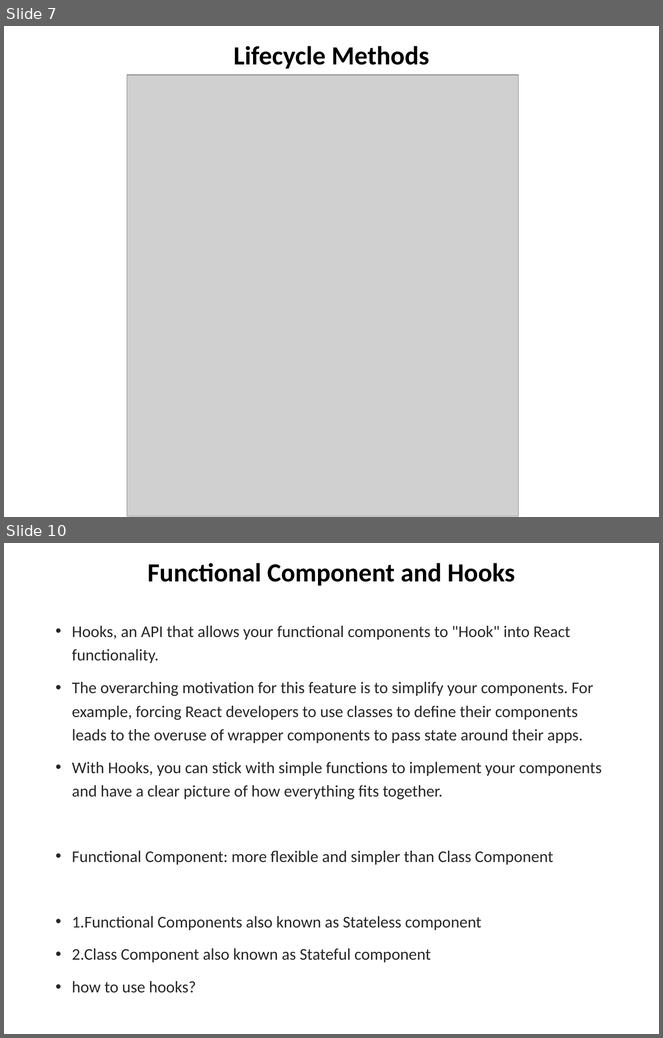
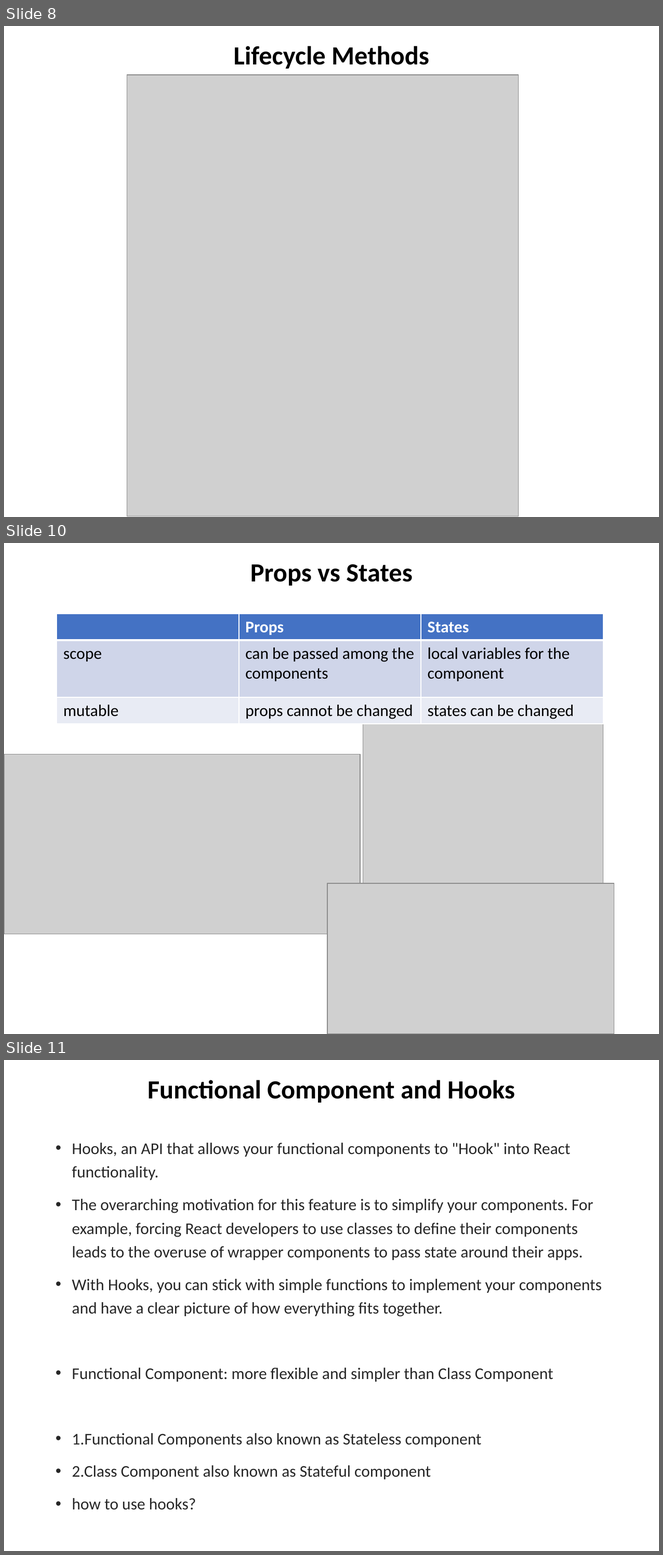
Before and after one commit to chuacw/SGUS-Slides, a slide deck: BCI - Batch2 - Day9 - Reactjs 1 Intro.pptx. Shown one above the other, each under a label of ours: slides 7 and 10 before the commit, slides 8, 10 and 11 after it; the slides between them are not shown. The pictures are 663x1038 and 663x1555 pixels, drawn with LibreOffice and Linux fonts; fonts in the diff are those of the drawing; grey boxes stand for pictures. Boxes give left, top, right and bottom in pixels: in the first picture for what was removed or moved away, otherwise in the second. Text is boxed around its words. In the diff, an @@ line names an element or a change of style, - is before the commit and + after.

```diff
--- a/BCI - Batch2 - Day9 - Reactjs 1 Intro.pptx
+++ b/BCI - Batch2 - Day9 - Reactjs 1 Intro.pptx
@@ slide 10 added at box(4, 543, 659, 1034), background #FFFFFF @@
@@ title added at box(250, 564, 413, 586), 28.8 pt, text #000000, bold @@
+Props vs States
@@ table added at box(57, 614, 604, 749), 3 rows, 3 columns @@
+ | Props | States
+scope | can be passed among the components | local variables for the component
+mutable | props cannot be changed | states can be changed
@@ picture added at box(363, 723, 604, 913) @@
@@ picture added at box(4, 754, 360, 934) @@
@@ picture added at box(327, 884, 614, 1034) @@
@@ what was slide 7 is now slide 8 @@
@@ what was slide 10 is now slide 11 @@
```
Also in this commit, not shown: 3 slides changed, 2 other slides added, 2 slides removed, 2 other files.
